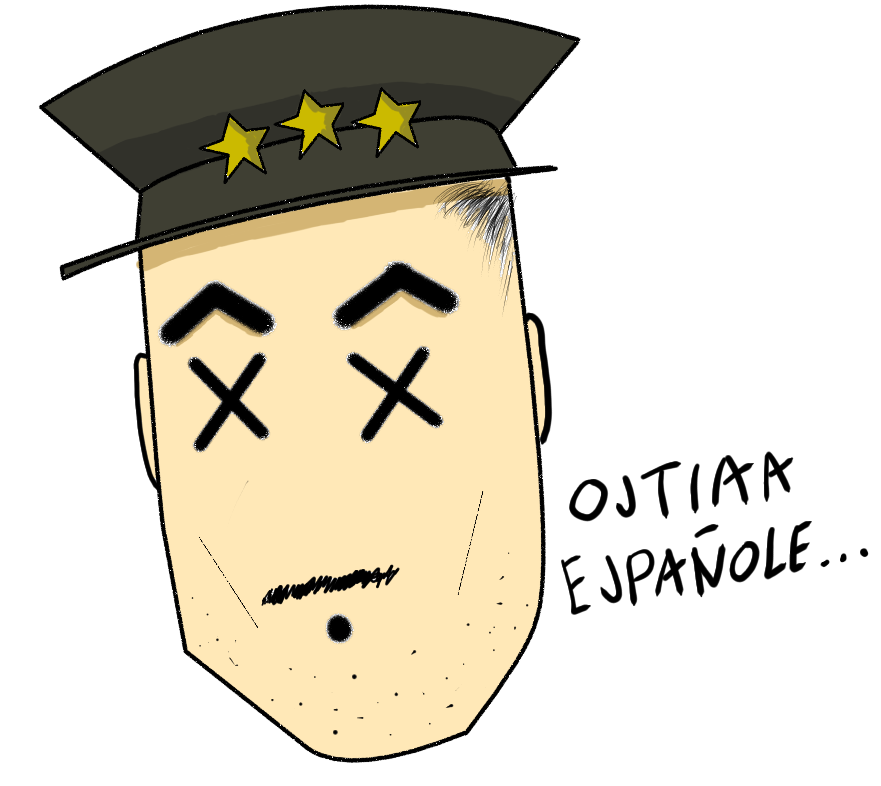
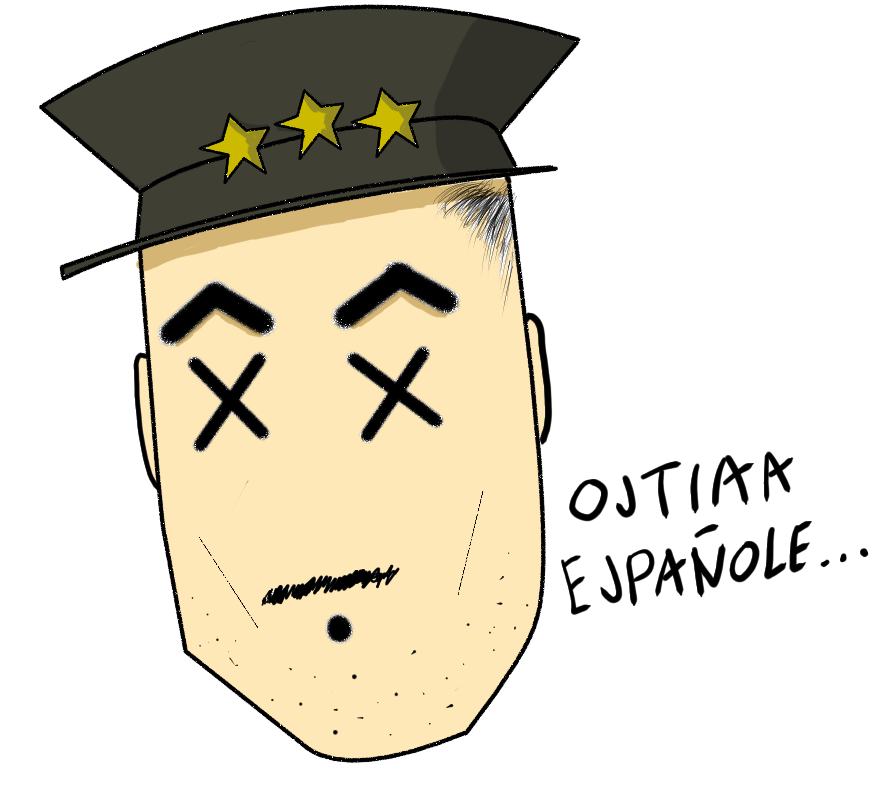
Comparing the layer stacks of the two 881px x 786px images. Changes:
painted on "Layer 3 Merged" over (99, 15, 574, 187)
painted on "Layer 6" over (99, 15, 574, 187)
